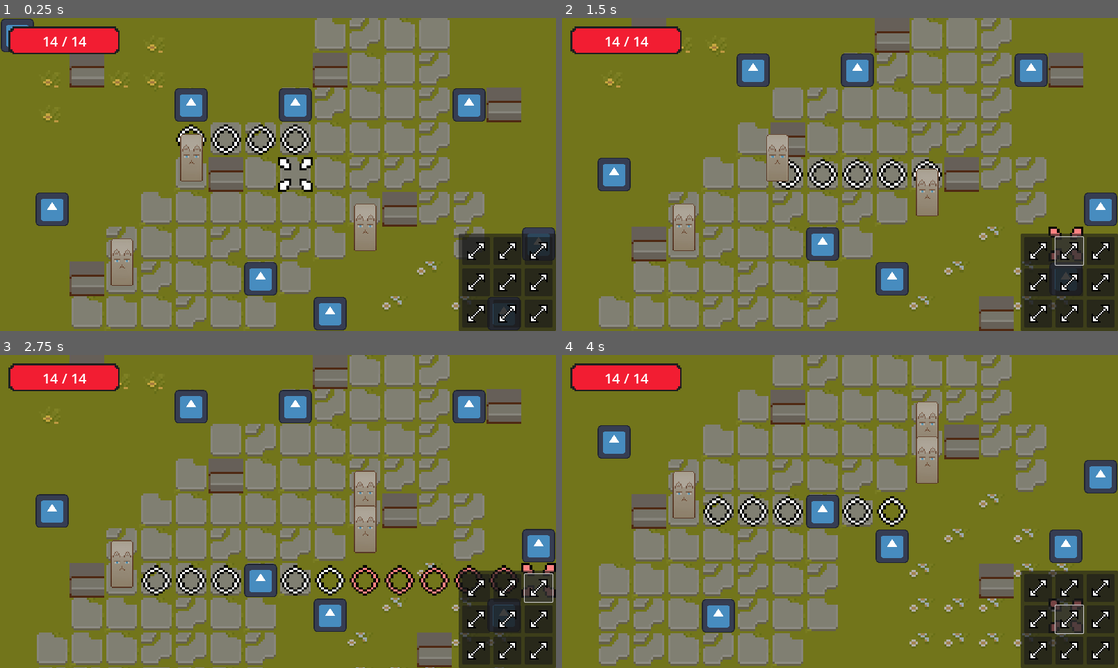
Above: before the commit, frames 1-4 (two rows, left to right).
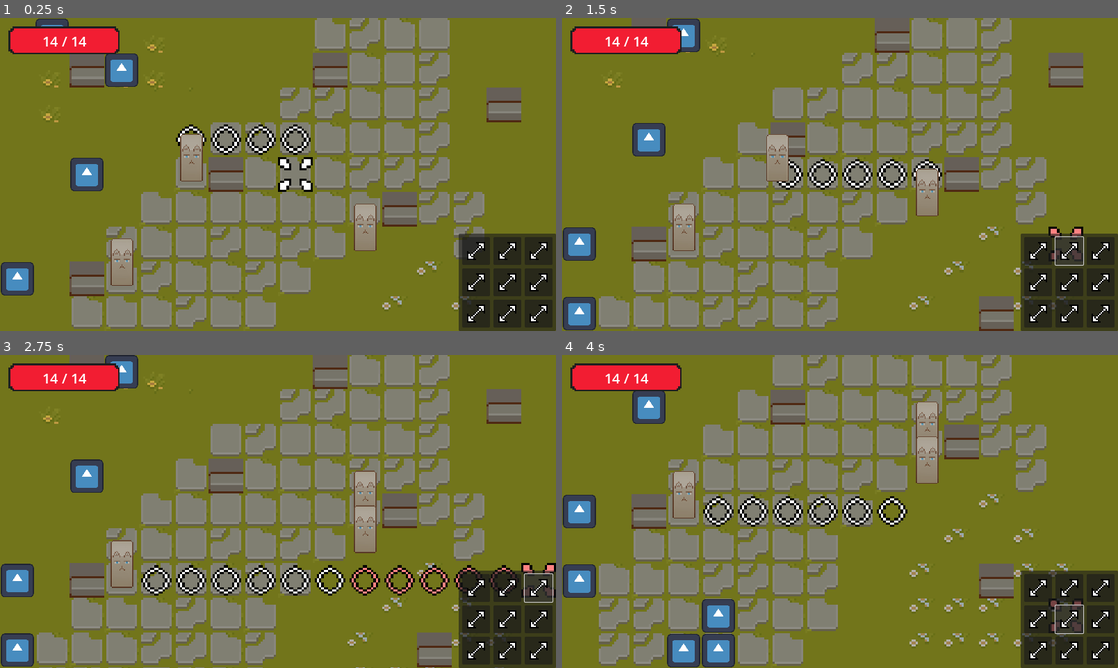
Above: after the commit, the same moments.

Repository: yuivan0352/godot-element-game
Game: Godot game, scene res://World.tscn
The game is run twice, just before and just after one commit, with the same random seed, the same clock (stepped at 60 frames per second) and the same inputs. The engine's default icon, where the game draws it, is replaced by a stand-in: a white triangle on a blue panel in a dark square.
Inputs (mouse positions are in pixels of both pictures, inside the frame that each line leads up to):
- Up to frame 1 (0.25 s): no input
- Up to frame 2 (1.5 s): click (1040, 249) at 0.5 s; click (1067, 249) at 1.25 s
- Up to frame 3 (2.75 s): click (539, 586) at 2 s
- Up to frame 4 (4 s): click (1040, 617) at 2.75 s; click (1067, 617) at 3.5 s

The runs differ from the first frame. In frame 1, 6.7% of the frame differs, in the area x 0-100%, y 0-100%; in frame 2, 7.0%; in frame 3, 7.0%; in frame 4, 6.3%.

Commit message:
Enemy Spawn Moved to TurnQueue
Turn Queue handles enemy spawning now
Enemy spawning handled by same spawning function for characters
Enemies spawn under Enemy control node

Diff:
--- a/Images/Layer0.gd
+++ b/Images/Layer0.gd
@@ -50,7 +50,7 @@
 			layer_one.erase_cell(tile)
 
 	if dictionary.has(str(tile_position)):
-		if get_cell_tile_data(tile_position).get_custom_data("walkable") == false || turn_queue.char_positions.find_key(tile_position) != null:
+		if get_cell_tile_data(tile_position).get_custom_data("walkable") == false || turn_queue.pc_positions.find_key(tile_position) != null:
 			layer_one.set_cell(tile_position, 3, Vector2i(2, 3), 0)
 		else:
 			if (in_movement_range):
--- a/TurnQueue.gd
+++ b/TurnQueue.gd
@@ -2,47 +2,62 @@
 
 class_name TurnQueue
 
-var char_positions : Dictionary
+var pc_positions : Dictionary
+var enemy_positions: Dictionary
 var character = preload("res://Character/Character.tscn")
+var enemy = preload("res://Enemy/Enemy.tscn")
 var active_char : Character
 var prev_char : Character
 @onready var overview_camera = $"../../Environment/OverviewCamera"
 @onready var layer_zero = $"../../Environment/Layer0"
 @onready var player_chars = $"../../Combatants/Player"
+@onready var enemy_chars = $"../../Combatants/Enemy"
 @export var ui: UserInterface
+var tile_size = 16
+var enemy_spawned = 10
 var turn_order = []
 var turn_num = 0
 signal active_character(char_stats)
 
 func _ready():
 	for i in range(3):
-		_spawn_chars(Vector2i(randi() % 16, randi() % 16))
+		_spawn_chars(Vector2i(randi() % tile_size, randi() % tile_size), "Player")
+
+	for i in range(enemy_spawned):
+		_spawn_chars(Vector2i(randi() % tile_size, randi() % tile_size), "Enemy")
 
 	turn_order.sort_custom(func (a, b): return a.initiative_roll < b.initiative_roll)
 	active_char = turn_order[turn_num]
 	active_character.emit(active_char.char_stats)
 	overview_camera.set_camera_position(active_char)
 	for i in turn_order.size():
-		char_positions[turn_order[i]] = layer_zero.local_to_map(turn_order[i].global_position)
+		pc_positions[turn_order[i]] = layer_zero.local_to_map(turn_order[i].global_position)
 		turn_order[i].turn_complete.connect(_play_turn)
 		turn_order[i].char_moving.connect(_transition_character_cam)
-	layer_zero._set_char_pos_solid(char_positions)
+	layer_zero._set_char_pos_solid(pc_positions)
 
-func _spawn_chars(tile_position: Vector2i):
+func _spawn_chars(tile_position: Vector2i, type: String):
 	var tile_data = layer_zero.get_cell_tile_data(tile_position)
 	if  tile_data != null:
-		if tile_data.get_custom_data("walkable") and !char_positions.has(tile_position):
-			var position = Vector2(tile_position.x, tile_position.y) * 16 + Vector2(8,8)
-			var char_instance = character.instantiate()
-			char_instance.global_position = position
-			player_chars.add_child(char_instance)
-			char_positions[char_instance] = layer_zero.local_to_map(char_instance.global_position)
-			turn_order.append(char_instance)
+		if tile_data.get_custom_data("walkable") and (!pc_positions.has(tile_position) or !enemy_positions.has(tile_position)):
+			var position = Vector2(tile_position.x, tile_position.y) * tile_size + Vector2(tile_size / 2, tile_size / 2)
+			match type:
+				"Player":
+					var char_instance = character.instantiate()
+					char_instance.global_position = position
+					player_chars.add_child(char_instance)
+					pc_positions[char_instance] = layer_zero.local_to_map(char_instance.global_position)
+					turn_order.append(char_instance)
+				"Enemy":
+					var enemy_instance = enemy.instantiate()
+					enemy_instance.global_position = position
+					enemy_chars.add_child(enemy_instance)
+					enemy_positions[enemy_instance] = layer_zero.local_to_map(enemy_instance.global_position)
 		else:
-			_spawn_chars(Vector2i(randi() % 16, randi() % 16))
+			_spawn_chars(Vector2i(randi() % tile_size, randi() % tile_size), type)
 
 func _update_char_pos(coords):
-	char_positions[active_char] = coords
+	pc_positions[active_char] = coords
 
 func _transition_character_cam():
 	overview_camera.track_char_cam(active_char)
--- a/World.gd
+++ b/World.gd
@@ -1,22 +1,4 @@
 extends Node2D
 
-var enemy = preload("res://Enemy/Enemy.tscn")
-var tile_size = 16
-var enemy_spawned = 10
-var enemy_spawned_tiles = {}
-
 func _ready():
-	for i in range(enemy_spawned):
-		spawn(Vector2i(randi() % tile_size, randi() % tile_size))
-# 16x16 tile map spawned within boundaries
-
-func spawn(tile_position: Vector2i):
-	if not enemy_spawned_tiles.has(tile_position):
-		var enemy_position = Vector2(tile_position.x, tile_position.y) * tile_size + Vector2(tile_size / 2, tile_size / 2)
-		var instance = enemy.instantiate()
-		instance.position = enemy_position
-		add_child(instance)
-		enemy_spawned_tiles[tile_position] = true
-	else:
-		spawn(Vector2i(randi() % tile_size, randi() % tile_size))
-	# try again to randomize spawn at a unoccupied tile
+	pass
